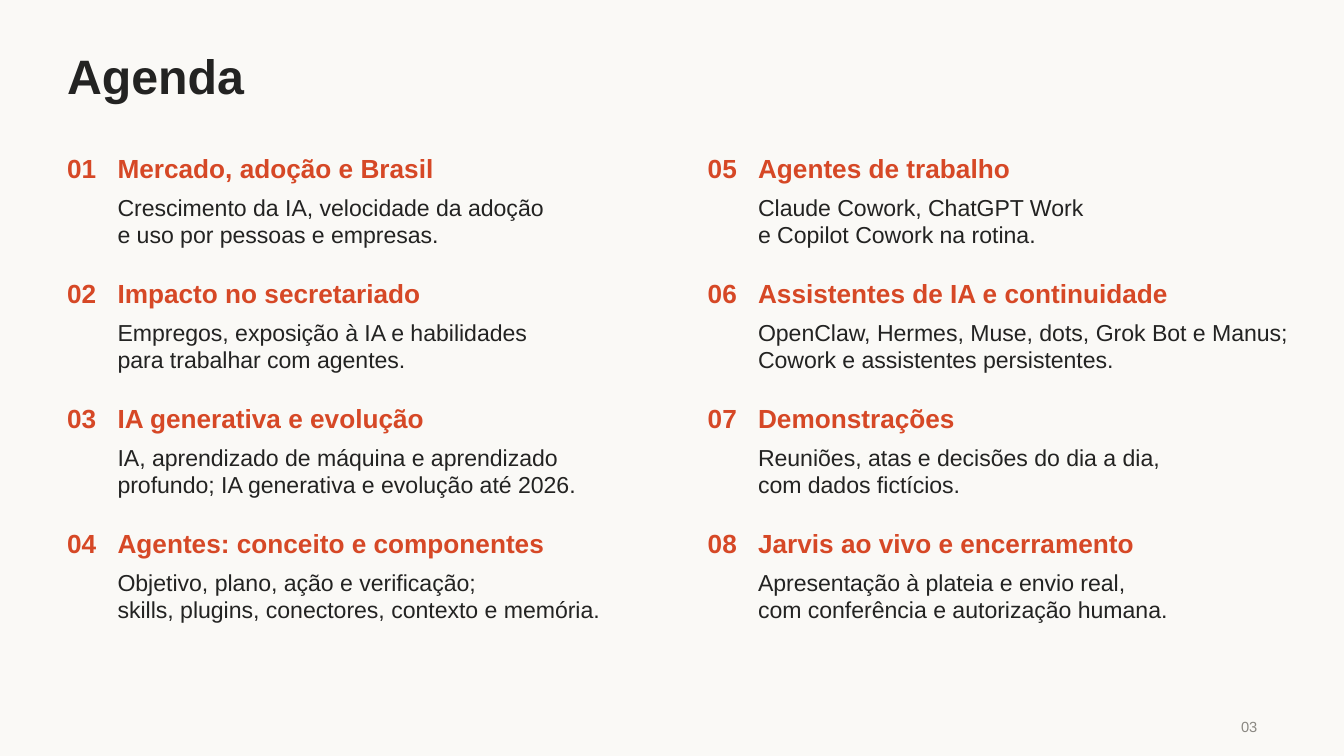
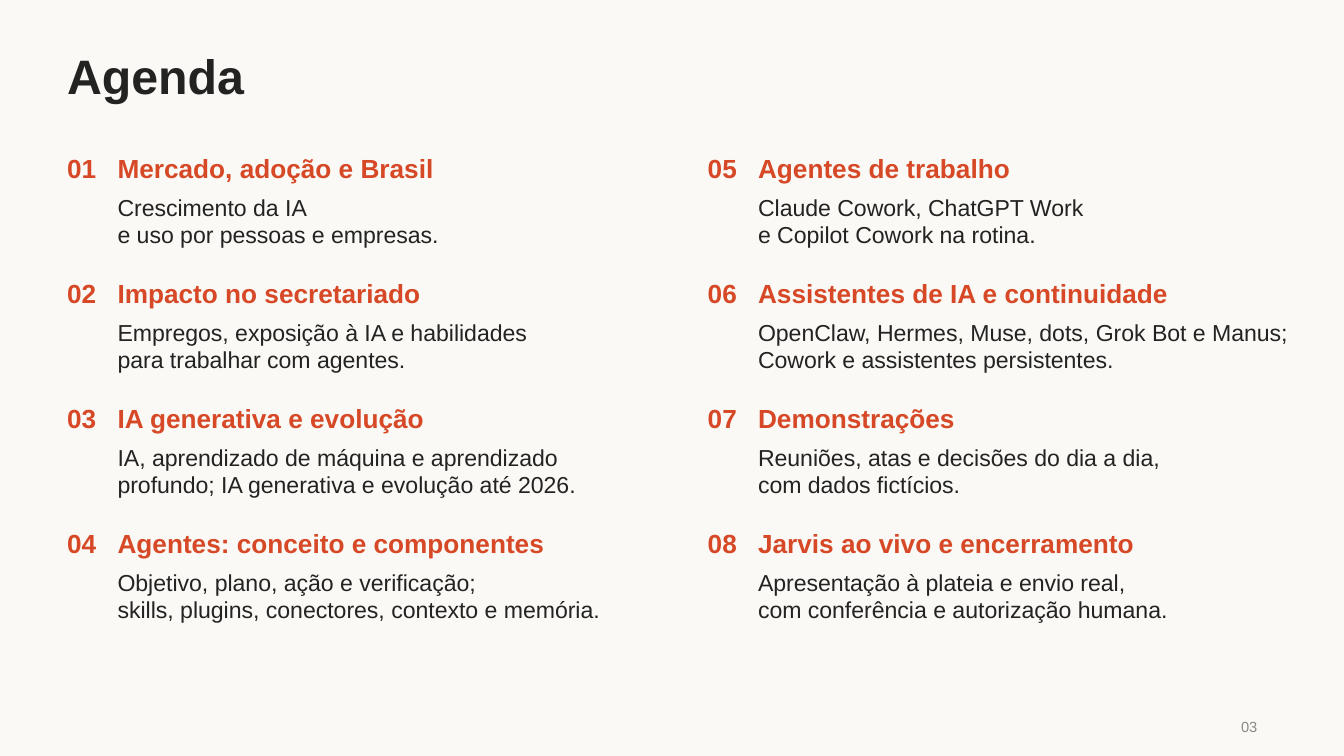
Before and after one commit to LawrenceTeixeira/Secretariado, a slide deck: slide 3 of Lawrence Teixeira - Agentes de IA.pptx. Drawn at 1344x756 pixels with LibreOffice and Linux fonts; fonts in the diff are those of the drawing. Boxes give left, top, right and bottom in pixels: in the first picture for what was removed or moved away, otherwise in the second. Text is boxed around its words. In the diff, an @@ line names an element or a change of style, - is before the commit and + after.

```diff
--- a/Lawrence Teixeira - Agentes de IA.pptx
+++ b/Lawrence Teixeira - Agentes de IA.pptx
@@ text at bbox=[118, 199, 307, 217]: text changed @@
-Crescimento da IA, velocidade da adoção
+Crescimento da IA
```
Also in this commit, not shown: 4 other slides changed, 5 other files.
